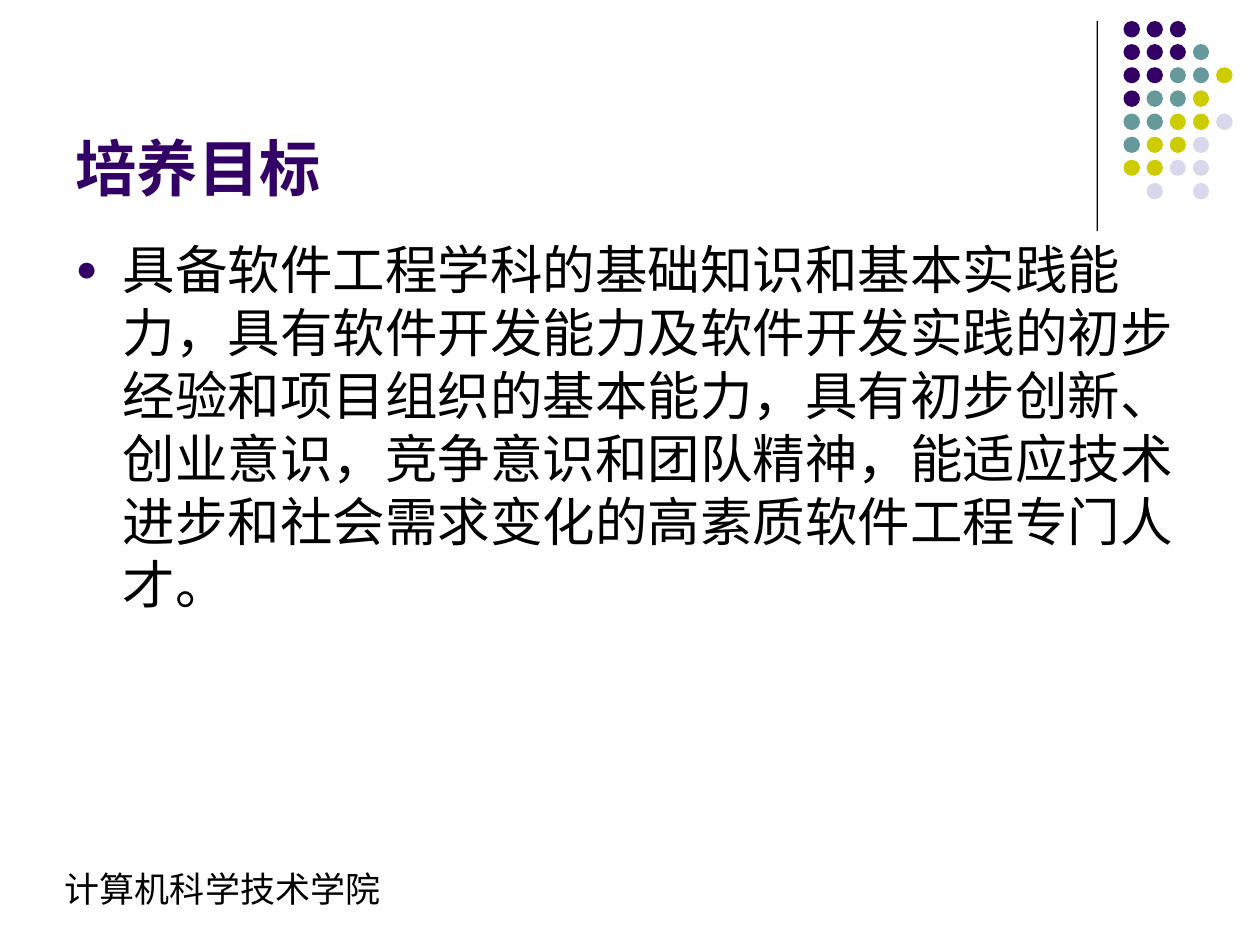
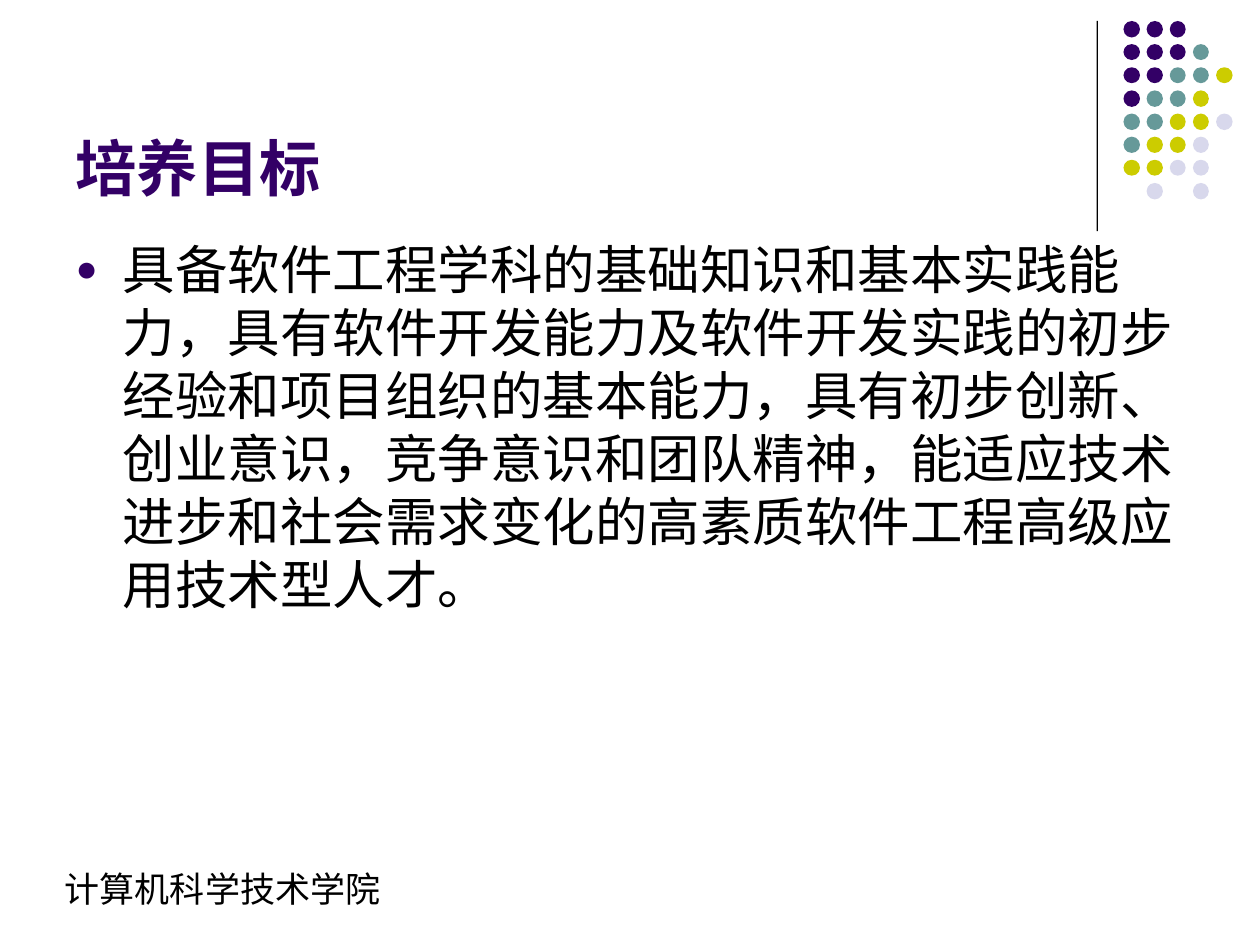
Before and after one commit to ciecclm/2016-, a slide deck: slide 2 of 软件工程培养方案汇报.ppt. Drawn at 1260x945 pixels with LibreOffice and Linux fonts; fonts in the diff are those of the drawing. Boxes give left, top, right and bottom in pixels: in the first picture for what was removed or moved away, otherwise in the second. Text is boxed around its words. In the diff, an @@ line names an element or a change of style, - is before the commit and + after.

```diff
--- a/软件工程培养方案汇报.ppt
+++ b/软件工程培养方案汇报.ppt
@@ text at (123,244,1173,609): text changed @@
-● 具备软件工程学科的基础知识和基本实践能力，具有软件开发能力及软件开发实践的初步经验和项目组织的基本能力，具有初步创新、创业意识，竞争意识和团队精神，能适应技术进步和社会需求变化的高素质软件工程专门人才。
+● 具备软件工程学科的基础知识和基本实践能力，具有软件开发能力及软件开发实践的初步经验和项目组织的基本能力，具有初步创新、创业意识，竞争意识和团队精神，能适应技术进步和社会需求变化的高素质软件工程高级应用技术型人才。
```
Also in this commit, not shown: 2 other slides changed, 3 other files.
